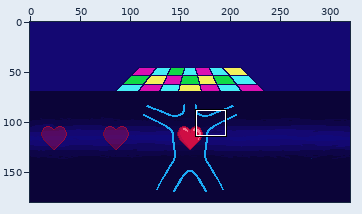
Pixel-art file -- assets_raw/background.aseprite. Above: a wide view before the commit, with the close-up outlined.
Close-up. As it was:
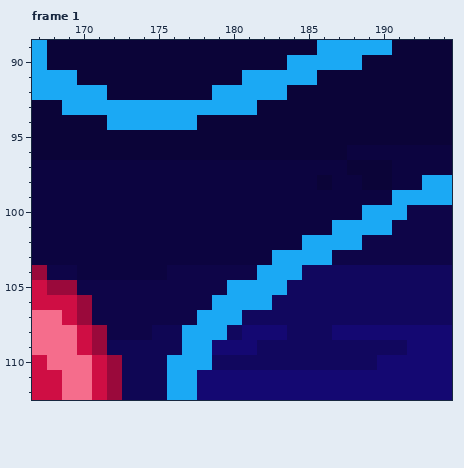
320x180 pixels, 5 frames. Colours within 5 levels of each other are drawn and written as one. Shown: frame 1: x 167..194, y 89..112.
New version:
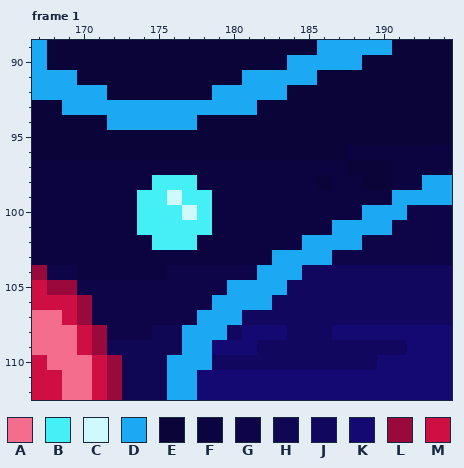
Palette (. is transparent): A #f56d8c  B #45eff6  C #cef9fd  D #1ba9f4  E #0b0438  F #0c0440  G #0e0548  H #0f0654  J #11075e  K #140872  L #9a093b  M #cf0e44
Edits made:
layer "bubble" added
Frame 1, layer "bubble":
Colour F becomes colour B in row 98 at x 175 to 177; in row 99 at x 174 to 175 and 177 to 178; in row 100 at x 174 to 176 and 178; in row 101 at x 174 to 178; in row 102 at x 175 to 177.
Colour F becomes colour C in row 99 at x 176; in row 100 at x 177.
